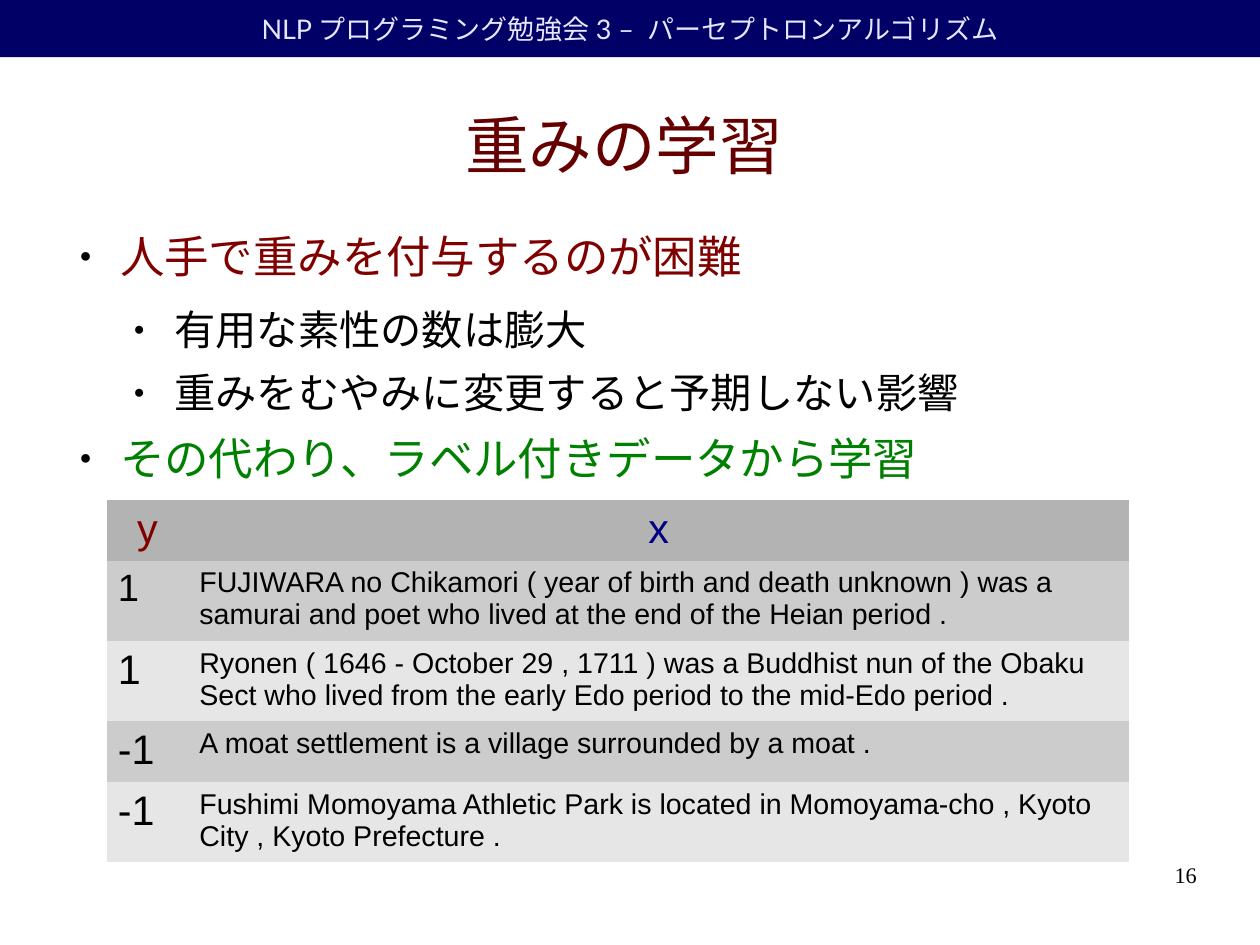
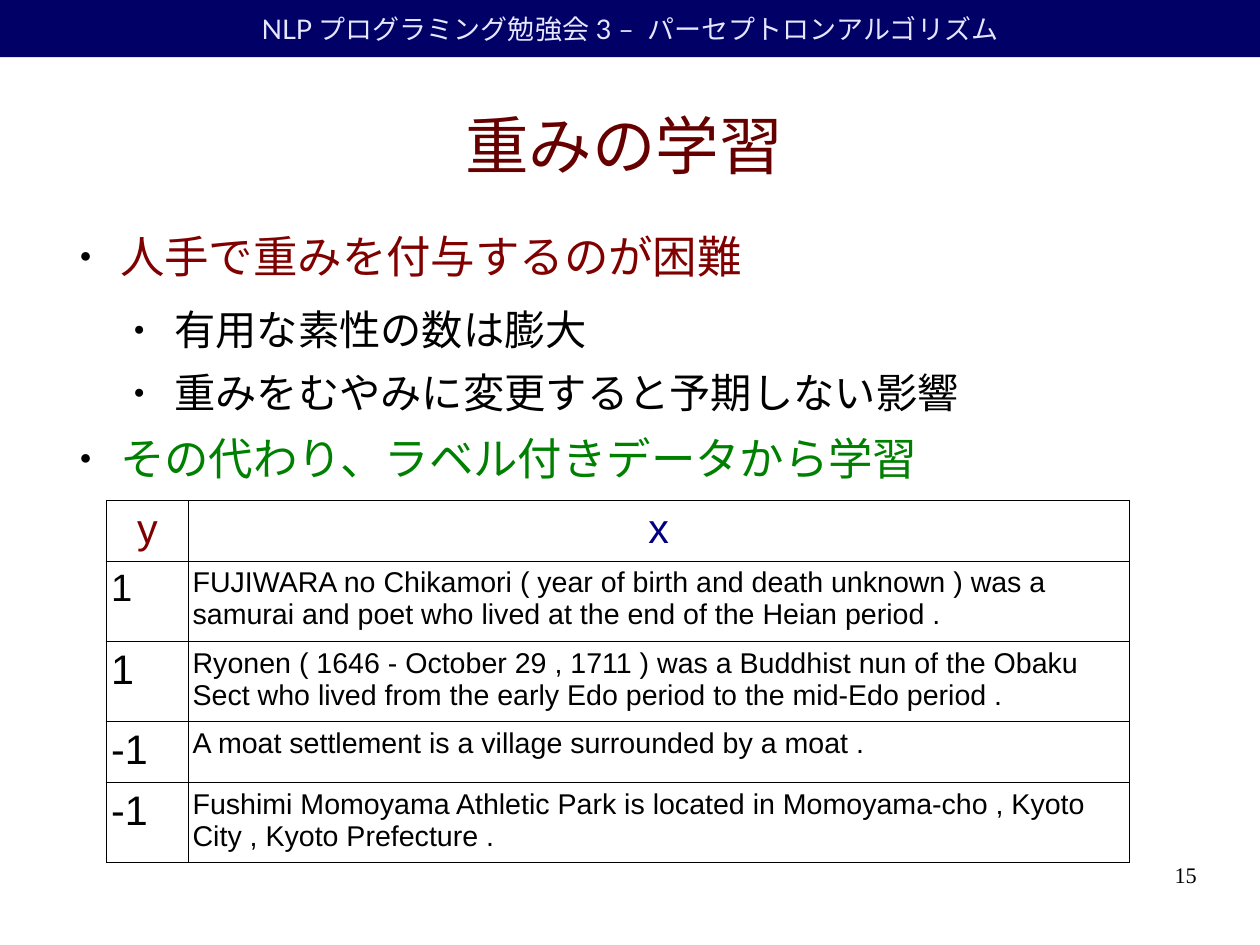
Before and after one commit to duffrind/nlppractice, a slide deck: slide 15 of download/03-perceptron/nlp-programming-ja-03-perceptron.odp (slide 16 before the commit). Drawn at 1260x945 pixels with LibreOffice and Linux fonts; fonts in the diff are those of the drawing; background and template pictures are left out. Boxes give left, top, right and bottom in pixels: in the first picture for what was removed or moved away, otherwise in the second. Text is boxed around its words. In the diff, an @@ line names an element or a change of style, - is before the commit and + after.

```diff
--- a/download/03-perceptron/nlp-programming-ja-03-perceptron.odp
+++ b/download/03-perceptron/nlp-programming-ja-03-perceptron.odp
@@ table at (106, 501, 1130, 855) @@
@@ fill #B3B3B3 to none in row 1 @@
@@ fill #CCCCCC to none in 4 cells @@
@@ fill #E6E6E6 to none in 4 cells @@
@@ borders changed @@
@@ page number at (1175, 868, 1197, 884): text changed @@
-16
+15
```
Also in this commit, not shown: 9 other files.
